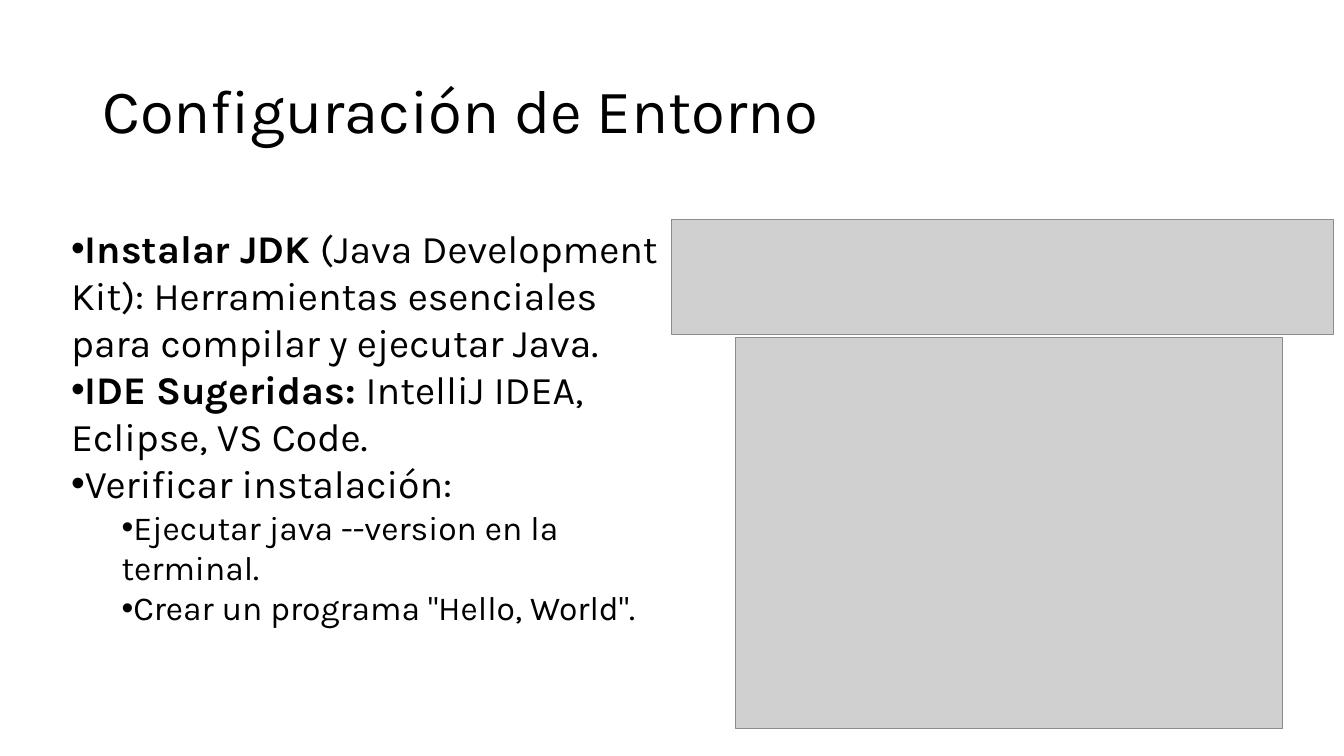
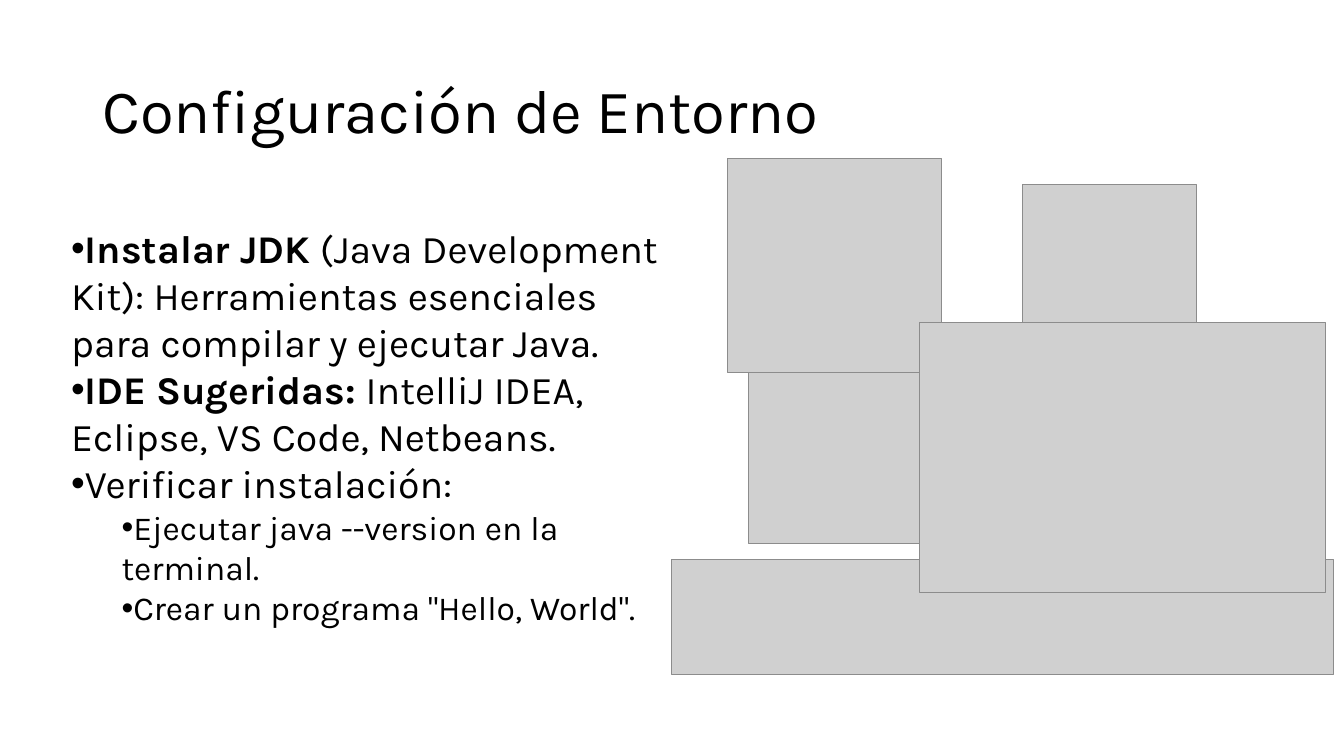
Before and after one commit to PelaezFrancisco/Presentacion_Java, a slide deck: slide 4 of Digital_Essentials-Java.pptx. Drawn at 1344x756 pixels with LibreOffice and Linux fonts; fonts in the diff are those of the drawing; grey boxes stand for pictures. Boxes give left, top, right and bottom in pixels: in the first picture for what was removed or moved away, otherwise in the second. Text is boxed around its words. In the diff, an @@ line names an element or a change of style, - is before the commit and + after.

Commit message:
New Presentacion

```diff
--- a/Digital_Essentials-Java.pptx
+++ b/Digital_Essentials-Java.pptx
@@ picture added at (x1=728, y1=158, x2=943, y2=373) @@
@@ picture added at (x1=1022, y1=185, x2=1197, y2=348) @@
@@ picture added at (x1=921, y1=323, x2=1326, y2=593) @@
@@ picture removed at (x1=735, y1=338, x2=1282, y2=729) @@
@@ text at (x1=71, y1=376, x2=583, y2=461): text changed @@
-• IDE Sugeridas: IntelliJ IDEA, Eclipse, VS Code.
+• IDE Sugeridas: IntelliJ IDEA, Eclipse, VS Code, Netbeans.
@@ picture added at (x1=749, y1=373, x2=921, y2=544) @@
@@ picture moved from (x1=673, y1=220, x2=1334, y2=335) to (x1=673, y1=560, x2=1334, y2=675) @@
```
Also in this commit, not shown: 2 slides added, 2 slides removed.
